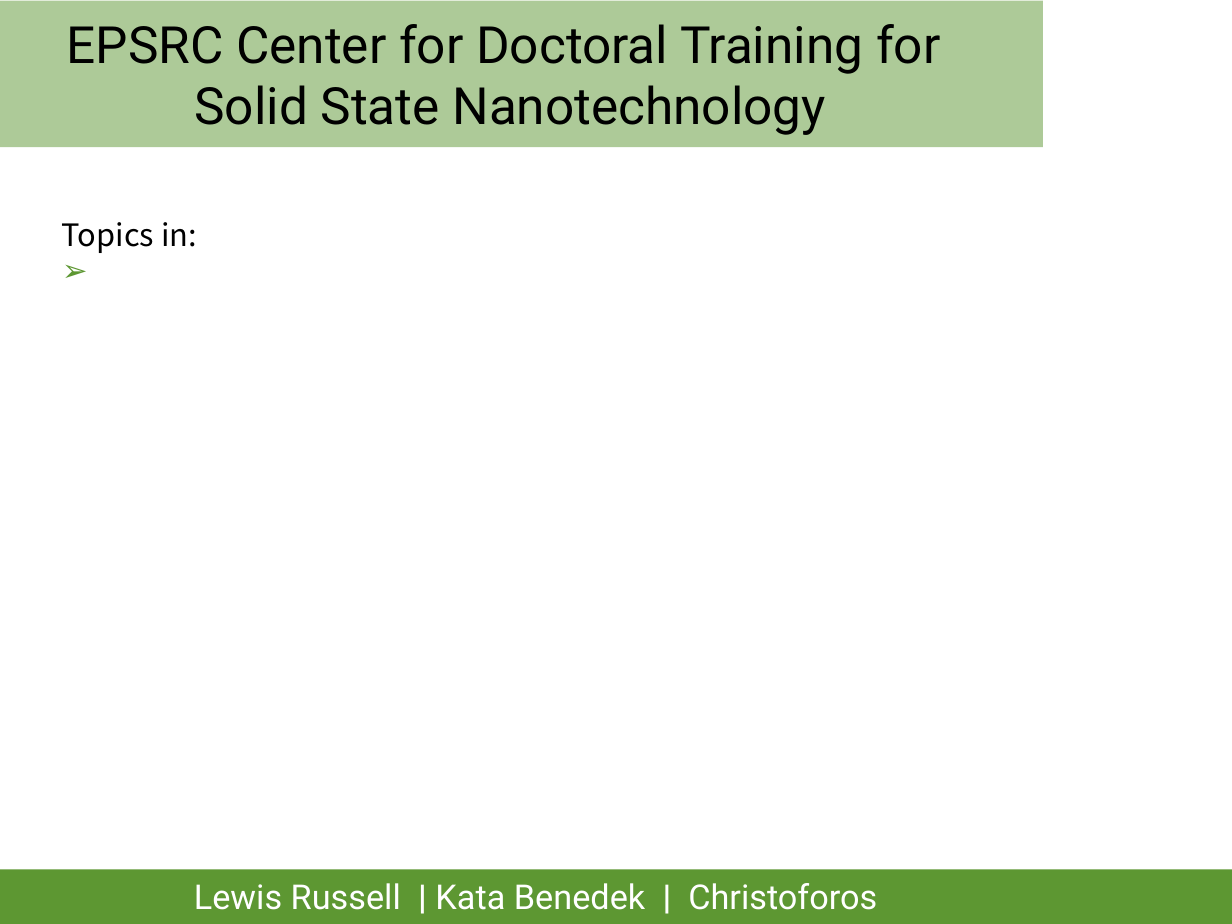
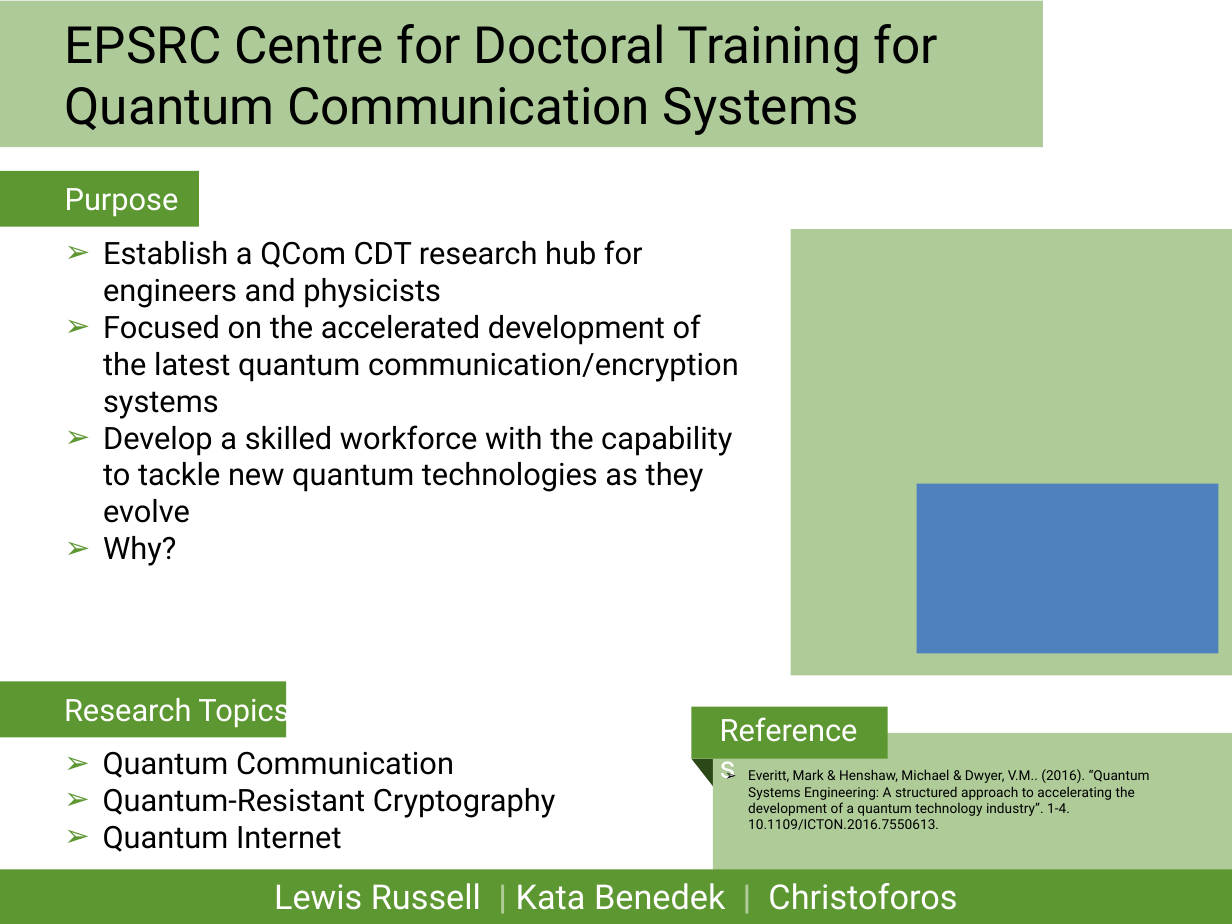
Before and after one commit to lrussell676/PH551_Group_Files, a slide deck: slide 1 of One_Slide_Talk.pptx. Drawn at 1232x924 pixels with LibreOffice and Linux fonts; fonts in the diff are those of the drawing; background and template pictures are left out. Boxes give left, top, right and bottom in pixels: in the first picture for what was removed or moved away, otherwise in the second. Text is boxed around its words. In the diff, an @@ line names an element or a change of style, - is before the commit and + after.

Commit message:
pptx updated

```diff
--- a/One_Slide_Talk.pptx
+++ b/One_Slide_Talk.pptx
@@ title at [65,24,938,135]: text changed @@
-EPSRC Center for Doctoral Training for
-Solid State Nanotechnology
+EPSRC Centre for Doctoral Training for
+Quantum Communication Systems
@@ rectangle added at [0,171,198,227], fill #5D9732 @@
@@ text added at [65,188,739,566], 18 pt, text #000000 @@
+Purpose
+➢ Establish a QCom CDT research hub for engineers and physicists
+➢ Focused on the accelerated development of the latest quantum communication/encryption systems
+➢ Develop a skilled workforce with the capability to tackle new quantum technologies as they evolve
+➢ Why?
@@ text removed at [62,222,197,253] @@
-Topics in:
@@ rectangle added at [791,229,1232,675], fill #AECB98 @@
@@ rectangle added at [917,484,1218,654], fill #4F81BD @@
@@ rectangle added at [0,681,286,737], fill #5D9732 @@
@@ text added at [64,693,555,852], 18 pt, text #000000 @@
+Research Topics
+➢ Quantum Communication
+➢ Quantum-Resistant Cryptography
+➢ Quantum Internet
@@ rectangle added at [691,706,887,758], fill #5D9732 @@
@@ text added at [707,705,871,754], 18 pt, text #FFFFFF @@
+References
@@ rectangle added at [713,733,1232,880], fill #AECB98 @@
@@ triangle added at [691,759,715,790], fill #2D4818 @@
@@ text added at [748,769,1150,830], 8 pt, text #000000 @@
+➢ Everitt, Mark & Henshaw, Michael & Dwyer, V.M.. (2016). “Quantum Systems Engineering: A structured approach to accelerating the development of a quantum technology industry”. 1-4. 10.1109/ICTON.2016.7550613.
@@ subtitle "Lewis Russell | Kata Benedek ...": place and size @@
-subtitle "Lewis Russell | Kata Benedek ..." at [194,883,877,910]
+subtitle "Lewis Russell | Kata Benedek ..." at [274,883,957,910]
@@ subtitle "Lewis Russell | Kata Benedek ..." at [274,883,957,910]: text colour #FFFFFF to #AECB98 in "| |"; alignment right to centre @@
```
Also in this commit, not shown: 1 other file.
